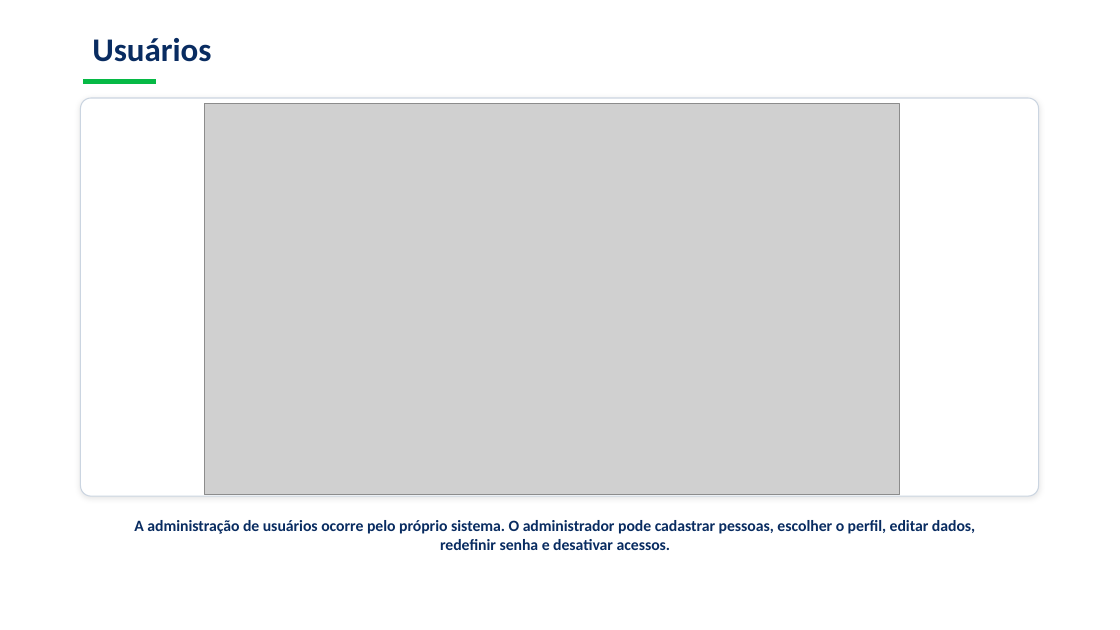
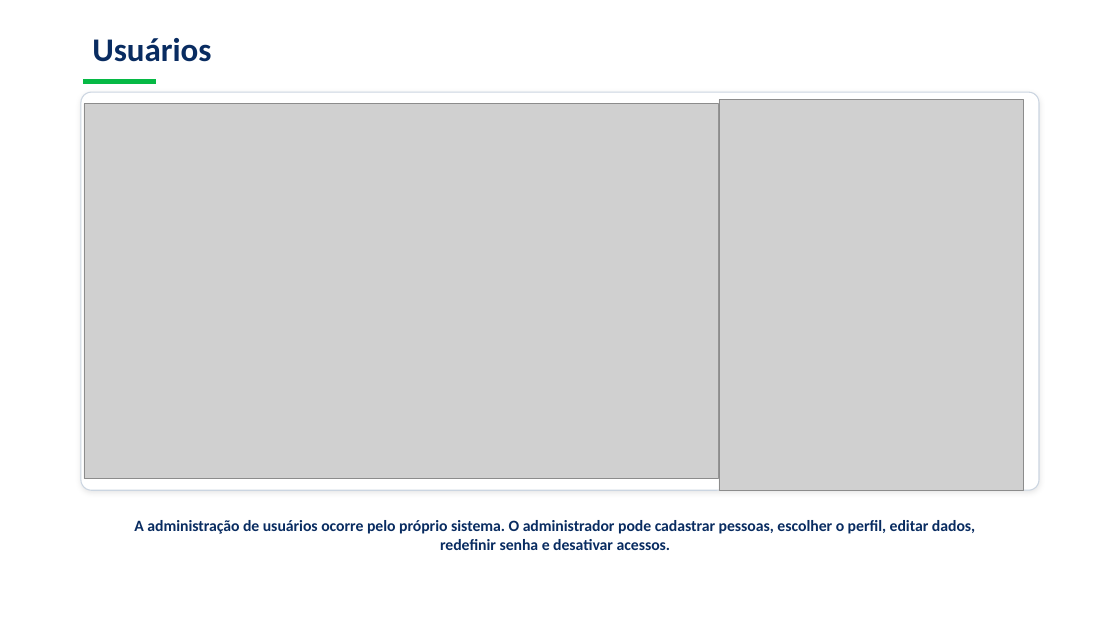
Before and after one commit to pvrezende/Autopack-line, a slide deck: slide 10 of AUTOPACKLINE_APRESENTACAO.pptx. Drawn at 1120x630 pixels with LibreOffice and Linux fonts; fonts in the diff are those of the drawing; grey boxes stand for pictures; background and template pictures are left out. Boxes give left, top, right and bottom in pixels: in the first picture for what was removed or moved away, otherwise in the second. Text is boxed around its words. In the diff, an @@ line names an element or a change of style, - is before the commit and + after.

```diff
--- a/AUTOPACKLINE_APRESENTACAO.pptx
+++ b/AUTOPACKLINE_APRESENTACAO.pptx
@@ rounded rectangle: place and size @@
-rounded rectangle at box(81, 98, 1039, 497)
+rounded rectangle at box(81, 92, 1039, 491)
@@ picture: place and size @@
-picture at box(205, 104, 900, 495)
+picture at box(84, 104, 719, 479)
@@ picture added at box(719, 99, 1023, 490) @@
```
Also in this commit, not shown: 25 other files.
